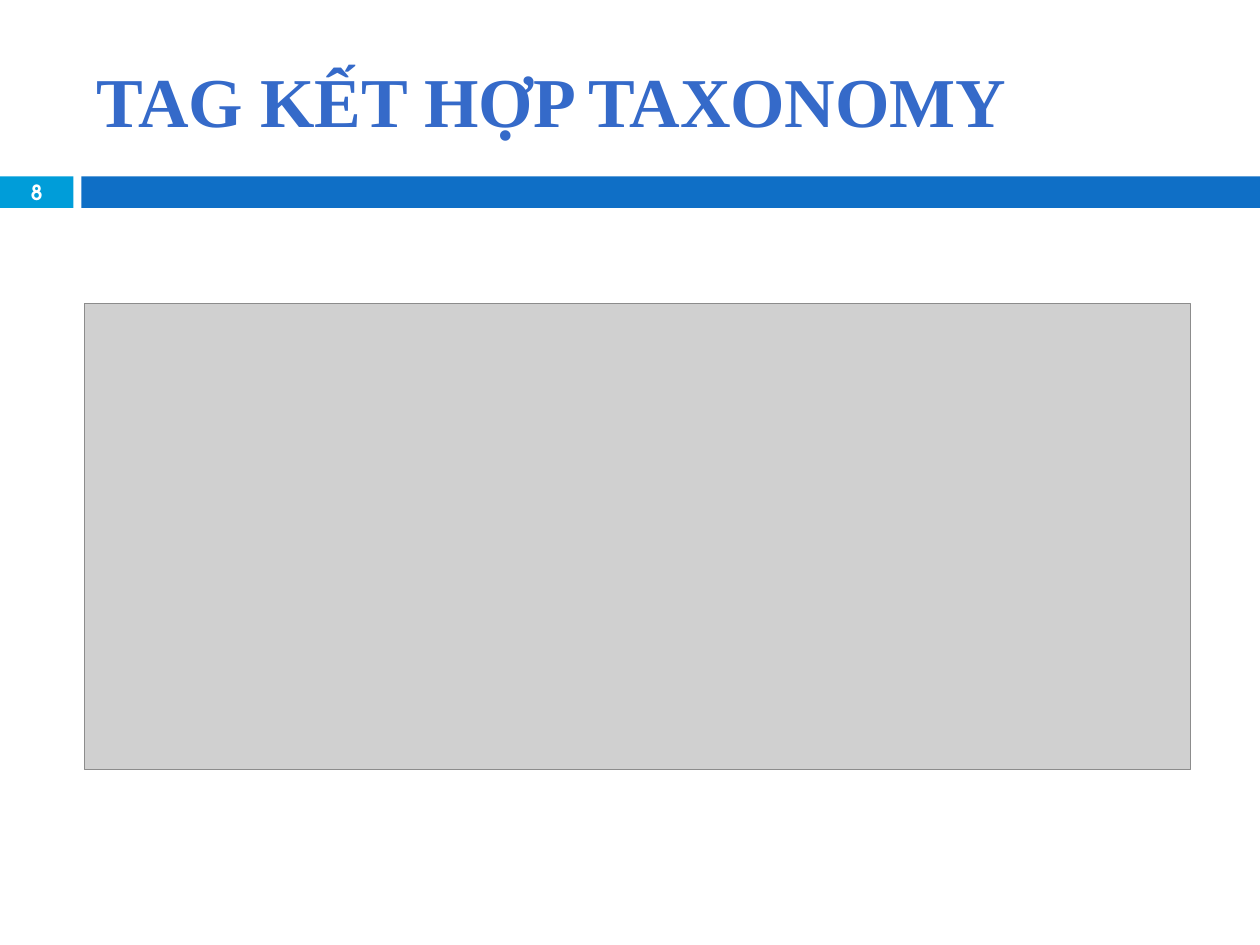
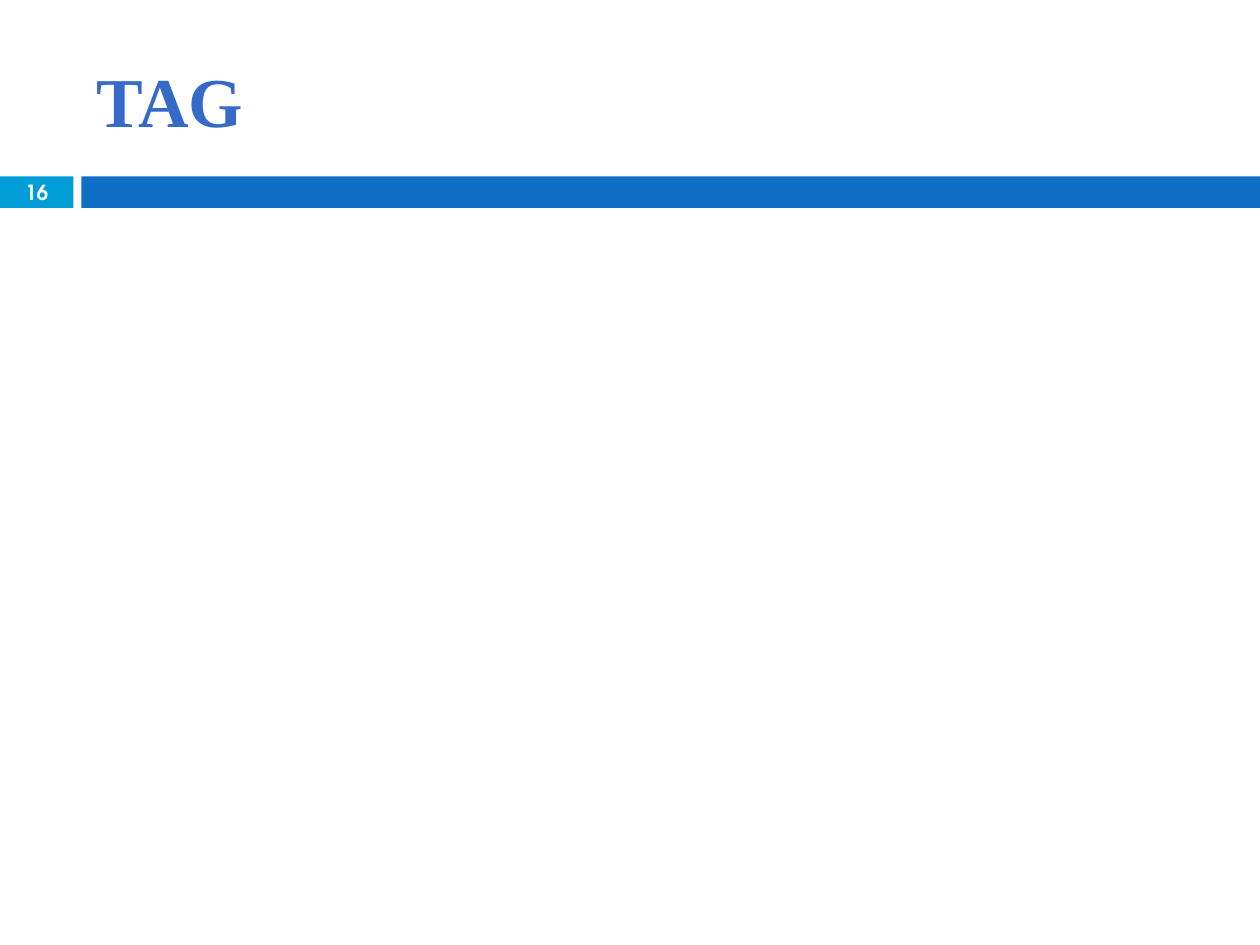
Before and after one commit to khanhduy94/jobzoom, a slide deck: slide 16 of Documents/JobZoom Presentation.pptx (slide 8 before the commit). Drawn at 1260x945 pixels with LibreOffice and Linux fonts; fonts in the diff are those of the drawing; grey boxes stand for pictures; background and template pictures are left out. Boxes give left, top, right and bottom in pixels: in the first picture for what was removed or moved away, otherwise in the second. Text is boxed around its words. In the diff, an @@ line names an element or a change of style, - is before the commit and + after.

```diff
--- a/Documents/JobZoom Presentation.pptx
+++ b/Documents/JobZoom Presentation.pptx
@@ title at bbox=[97, 80, 243, 128]: text changed @@
-TAG KẾT HỢP TAXONOMY
+TAG
@@ page number at bbox=[25, 184, 48, 209]: text changed @@
-8
+16
@@ picture removed at bbox=[84, 304, 1191, 770] @@
```
Also in this commit, not shown: 3 other slides changed, 9 slides added, 1 slide removed, 1 other file.
